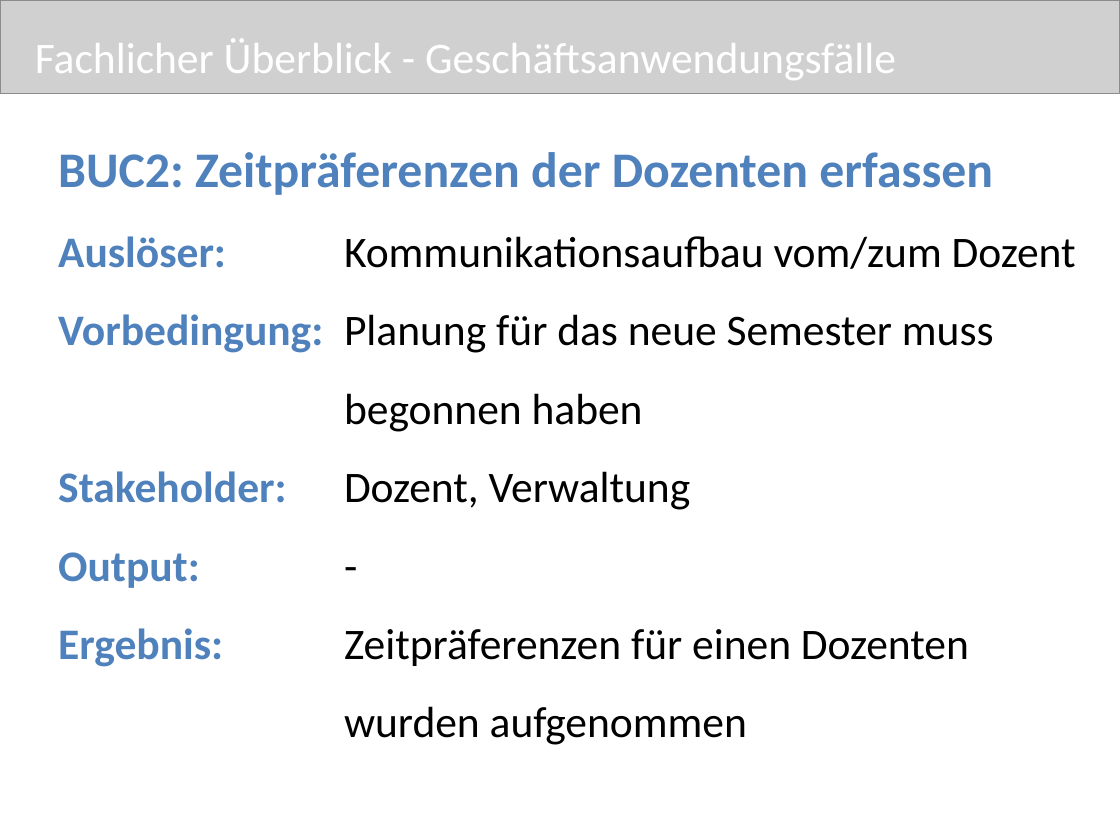
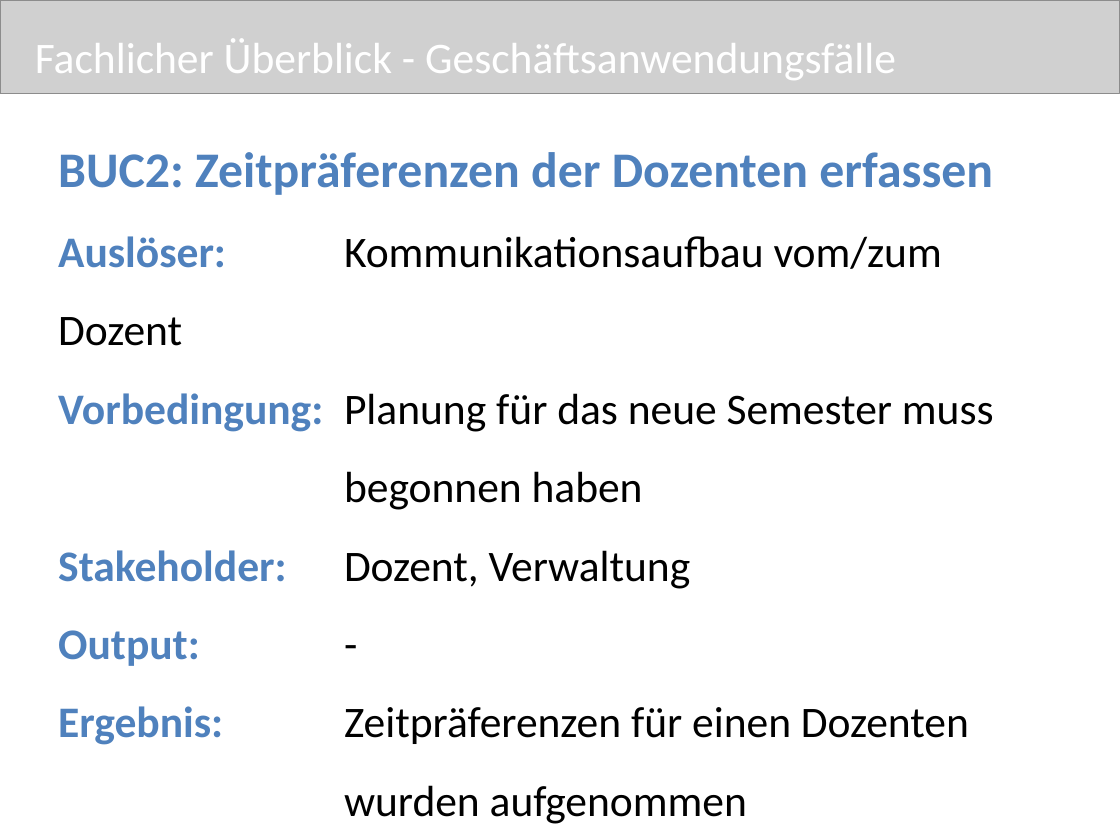
Before and after one commit to pdauwe/Softwareprojekt_BIM, a slide deck: slide 19 of Doku/Praesi1.pptx. Drawn at 1120x840 pixels with LibreOffice and Linux fonts; fonts in the diff are those of the drawing; grey boxes stand for pictures. Boxes give left, top, right and bottom in pixels: in the first picture for what was removed or moved away, otherwise in the second. Text is boxed around its words. In the diff, an @@ line names an element or a change of style, - is before the commit and + after.

Commit message:
Kosmetische Änderung für Präsentation

```diff
--- a/Doku/Praesi1.pptx
+++ b/Doku/Praesi1.pptx
@@ text "BUC2: Zeitpräferenzen der Dozenten erfassen" rewrapped from (58,152,1076,745) to (58,152,994,824) @@
```
Also in this commit, not shown: 1 other file.
